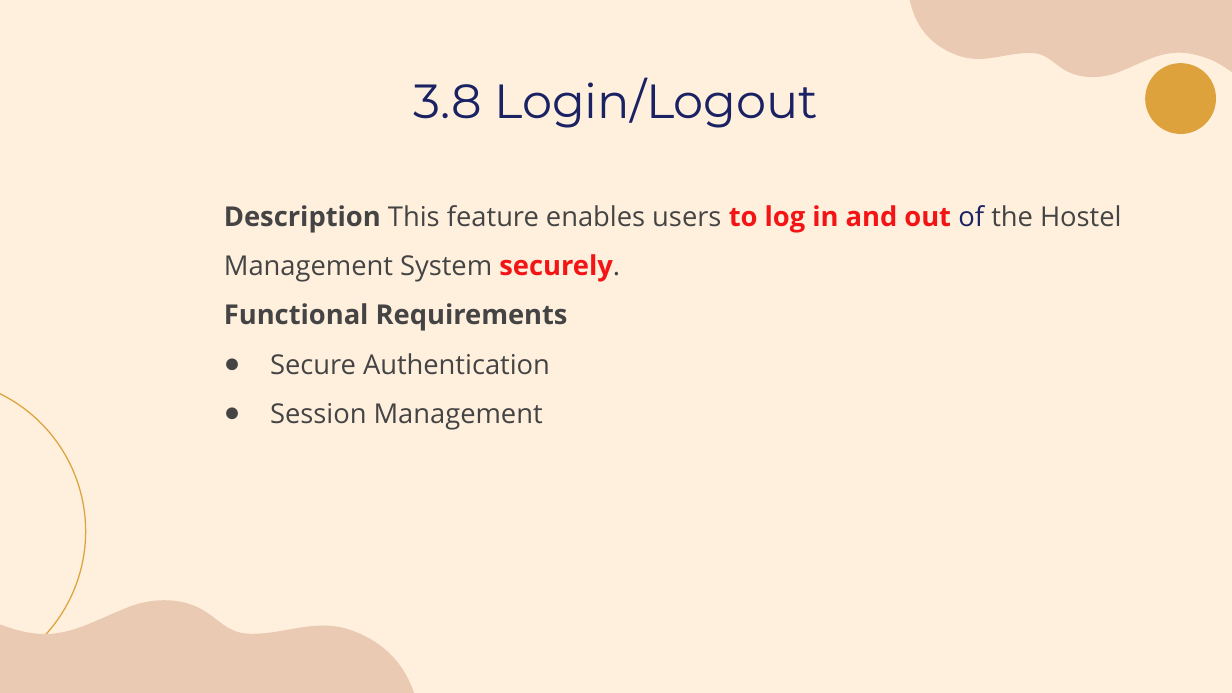
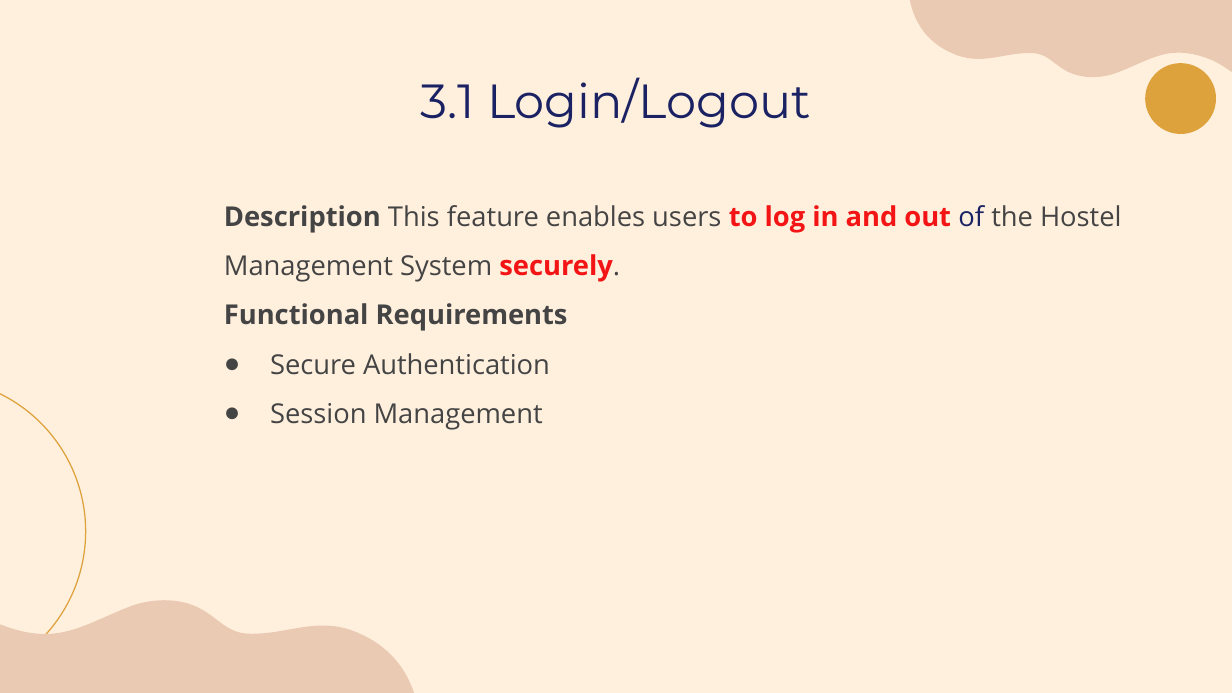
Before and after one commit to laibabintatahir/SRS-HMS, a slide deck: slide 14 of SRS.pptx (slide 20 before the commit). Drawn at 1232x693 pixels with LibreOffice and Linux fonts; fonts in the diff are those of the drawing. Boxes give left, top, right and bottom in pixels: in the first picture for what was removed or moved away, otherwise in the second. Text is boxed around its words. In the diff, an @@ line names an element or a change of style, - is before the commit and + after.

```diff
--- a/SRS.pptx
+++ b/SRS.pptx
@@ title at box(421, 77, 811, 128): text changed @@
-3.8 Login/Logout
+3.1 Login/Logout
```
Also in this commit, not shown: 10 other slides changed, 2 slides added, 2 slides removed, 4 other files.
